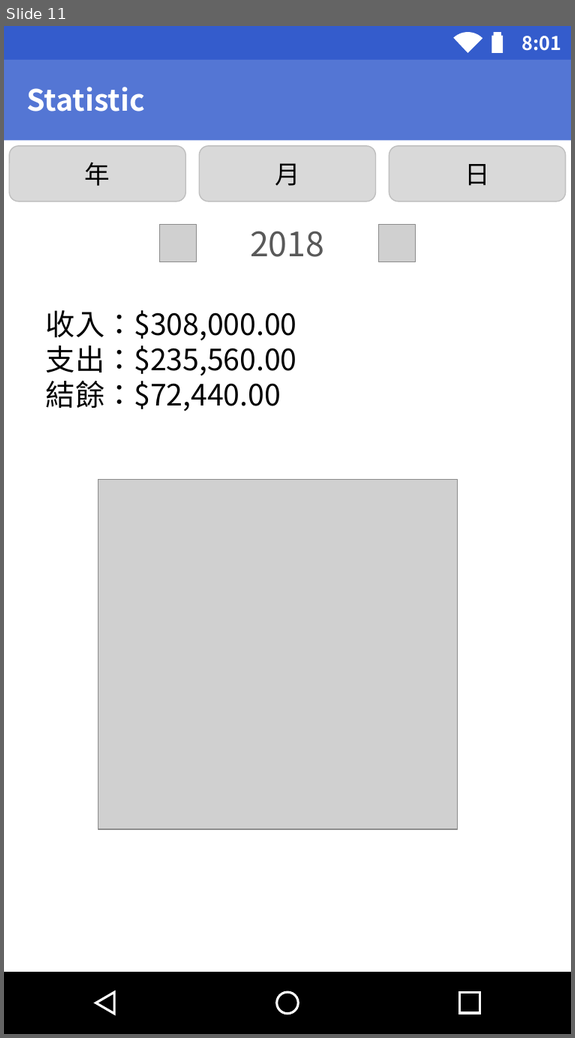
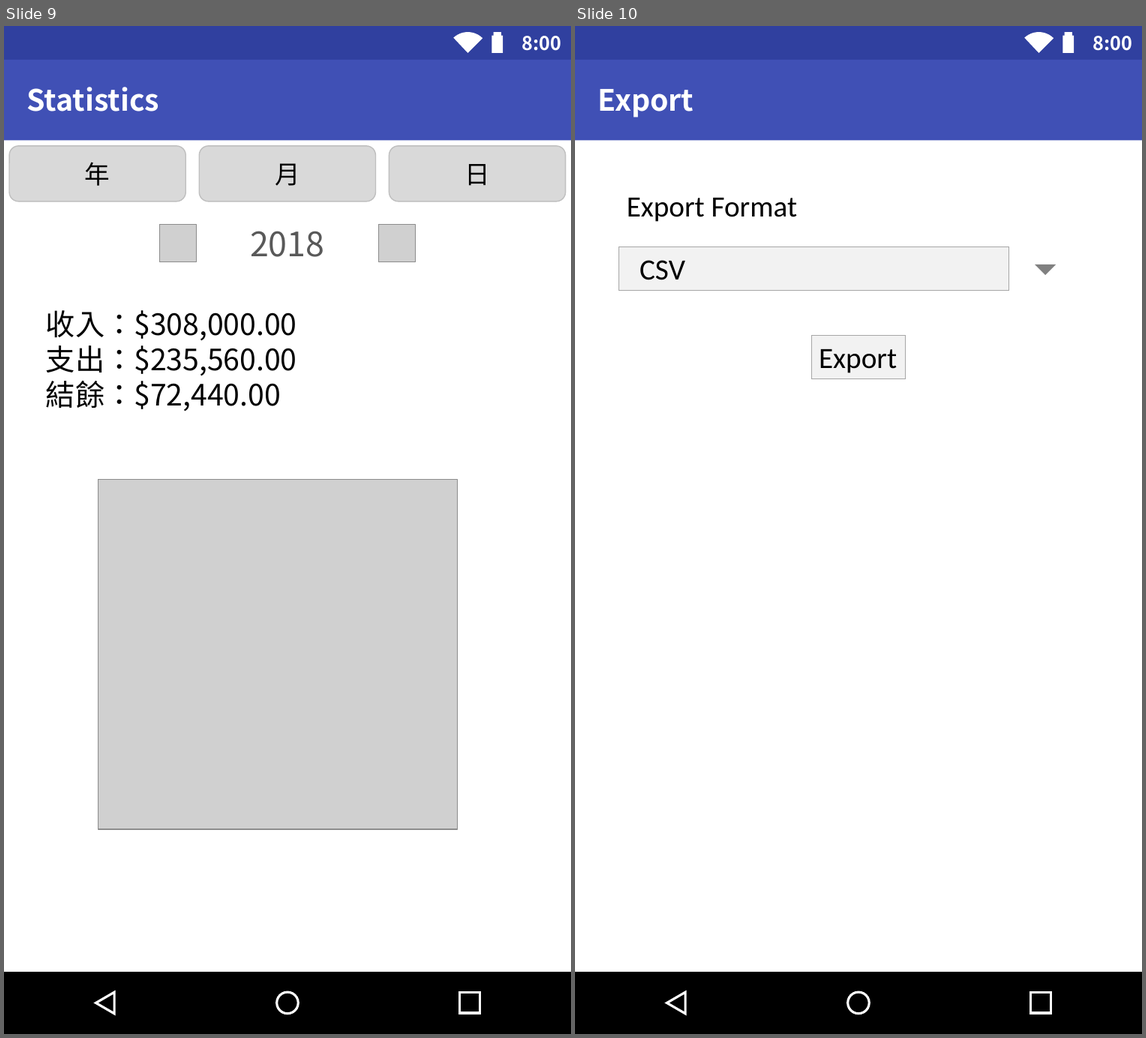
Before and after one commit to OctupusTea/OOAD, a slide deck: Final/影片動畫-孟瑾.pptx. Shown side by side, each under a label of ours: slide 11 before the commit, slides 9 and 10 after it. The pictures are 575x1038 and 1146x1038 pixels, drawn with LibreOffice and Linux fonts; fonts in the diff are those of the drawing; grey boxes stand for pictures. Boxes give left, top, right and bottom in pixels: in the first picture for what was removed or moved away, otherwise in the second. Text is boxed around its words. In the diff, an @@ line names an element or a change of style, - is before the commit and + after.

```diff
--- a/Final/影片動畫-孟瑾.pptx
+++ b/Final/影片動畫-孟瑾.pptx
@@ slide 10 added at (575,26,1142,1034), background #FFFFFF @@
@@ group added at (575,26,1142,82): 3 rectangles, 1 pie slice (boxed as its full ellipse), 1 text @@
+8:00
@@ rectangle added at (575,59,1142,140), fill #4050B5 @@
@@ text added at (598,89,694,118), 28 pt, text #FFFFFF, bold @@
+Export
@@ text added at (627,198,797,222), 28 pt, text #000000 @@
+Export Format
@@ rectangle added at (619,246,1009,290), fill #F2F2F2, outline #A6A6A6 0.75 pt, 28 pt, text #000000 @@
+CSV
@@ right triangle added at (1035,254,1056,276), fill #808080 @@
@@ rectangle added at (812,335,907,378), fill #F2F2F2, outline #A6A6A6 0.75 pt, 28 pt, text #000000 @@
+Export
@@ group added at (575,972,1142,1034): 2 rectangles, 1 triangle, 1 ellipse @@
@@ what was slide 11 is now slide 9 @@
@@ slide 9 changed as well @@
@@ rectangle at (4,26,571,59): fill #345CCC to #30409F @@
@@ text at (522,36,561,51): text changed @@
-8:01
+8:00
@@ rectangle at (4,59,571,140): fill #5476D4 to #4050B5 @@
@@ text at (27,87,159,112): text changed @@
-Statistic
+Statistics
```
Also in this commit, not shown: 8 other slides changed, 4 other slides added, 2 slides removed, 1 other file.
